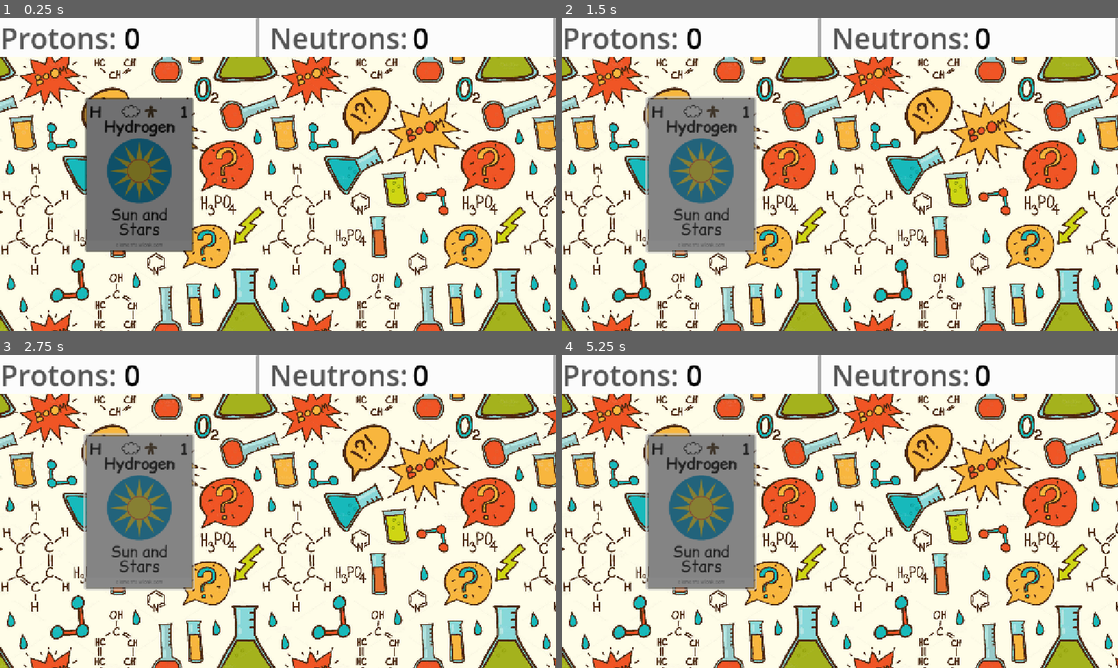
Above: before the commit, frames 1-4 (two rows, left to right).
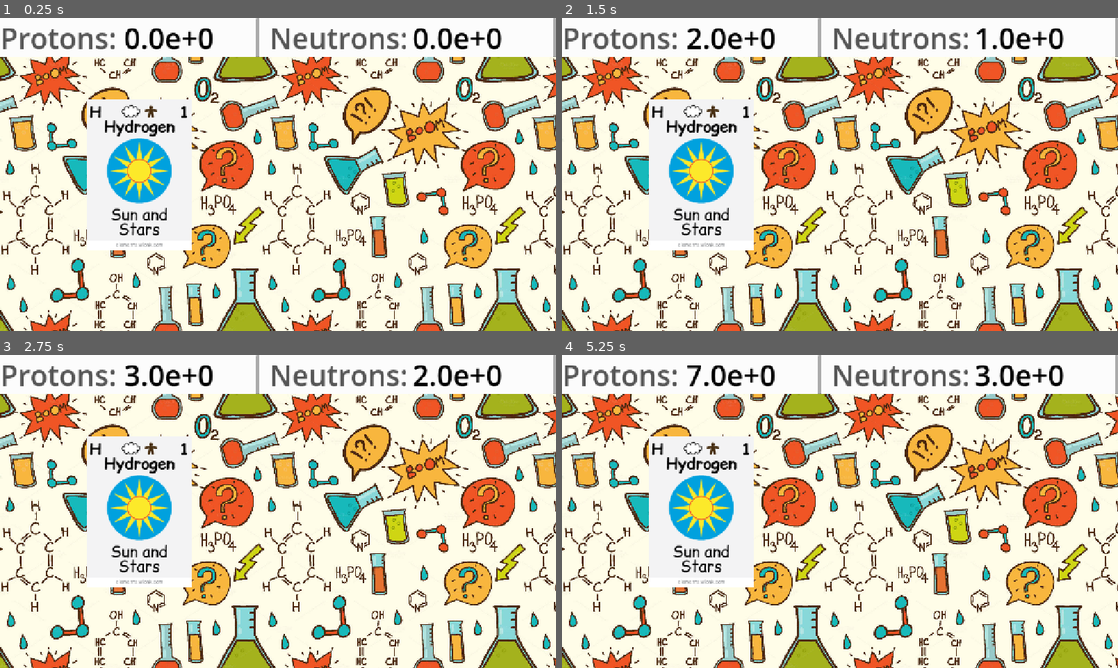
Above: after the commit, the same moments.

Repository: Boarff/ProgrammingGame2025
Game: Godot game, scene res://Main.tscn
Two runs of this game, one before a commit and one after it. Both use one fixed random seed, a clock stepped at 60 frames per second and the inputs below.
Inputs (mouse positions are in pixels of both pictures, inside the frame that each line leads up to):
- Up to frame 1 (0.25 s): no input
- Up to frame 2 (1.5 s): click (701, 174) at 0.5 s; click (701, 174) at 1.25 s
- Up to frame 3 (2.75 s): click (139, 511) at 2 s
- Up to frame 4 (5.25 s): tap Enter at 2.75, 4.25 s; tap Space at 3.5, 5 s

The runs differ from the first frame. In frame 1, 10% of the frame differs, in the area x 15-91%, y 3-75%; in frame 2, 11%, in the area x 15-91%, y 3-76%; in frame 3, 11%; in frame 4, 11%.
Error before the commit: Invalid operands 'String' and 'int' in operator '+'. (res://shops.gd:92)

Commit message:
Made numbers use scientific notation, started on shop

Diff:
--- a/chemistry-clicker/clicker.tscn
+++ b/chemistry-clicker/clicker.tscn
@@ -412,6 +412,7 @@
 animation = &"Elements"
 
 [node name="Button" type="Button" parent="Clicker"]
+self_modulate = Color(1, 1, 1, 0)
 anchors_preset = 15
 anchor_right = 1.0
 anchor_bottom = 1.0
--- a/chemistry-clicker/shops.gd
+++ b/chemistry-clicker/shops.gd
@@ -83,10 +83,25 @@
 	var clicker = get_node("/root/Main/Clicker")
 	clicker.click.connect(_on_clicker_click)
 
-func _process(_delta):
-	protDisplay = str(protonTotal)
-	neutronTotal = str(neutronTotal)
+func _process(delta):
+	protDisplay.text = _as_scientific_string(protonTotal)
+	neutDisplay.text = _as_scientific_string(neutronTotal)
 
 func _on_clicker_click():
 	protonTotal += elementProgress
 	neutronTotal += nuclidesDict[elementProgress].pick_random()
+
+
+func _as_scientific_string(number):
+	if number == 0:
+		return "0.0e+0"
+	else:
+		var negativeness = 1
+		if number < 0:
+			negativeness = -1
+			number = number * -1
+		var sigFig = 3
+		var length = int(floor( log(number) / log(10) ))
+		var decimal = round( number / (pow(10,length - sigFig)) ) / pow(10,sigFig)
+
+		return (str(decimal*negativeness) + "e+" + str(length))
Not shown, added: chemistry-clicker/Images/Buttons/Button_1.png
Not shown, added: chemistry-clicker/Images/Buttons/Button_2.png
Not shown, added: chemistry-clicker/Images/Buttons/Button_3.png
Not shown, added: chemistry-clicker/Images/Buttons/Button_4.png
Not shown, added: chemistry-clicker/Images/Buttons/Button_5.png
Not shown, added: chemistry-clicker/Images/Buttons/Thumbs.db
